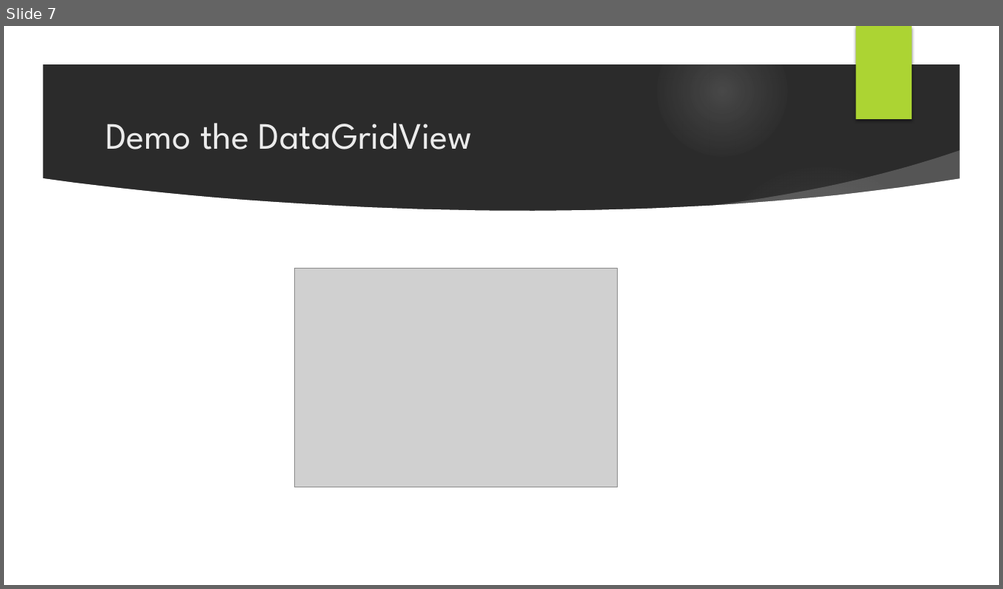
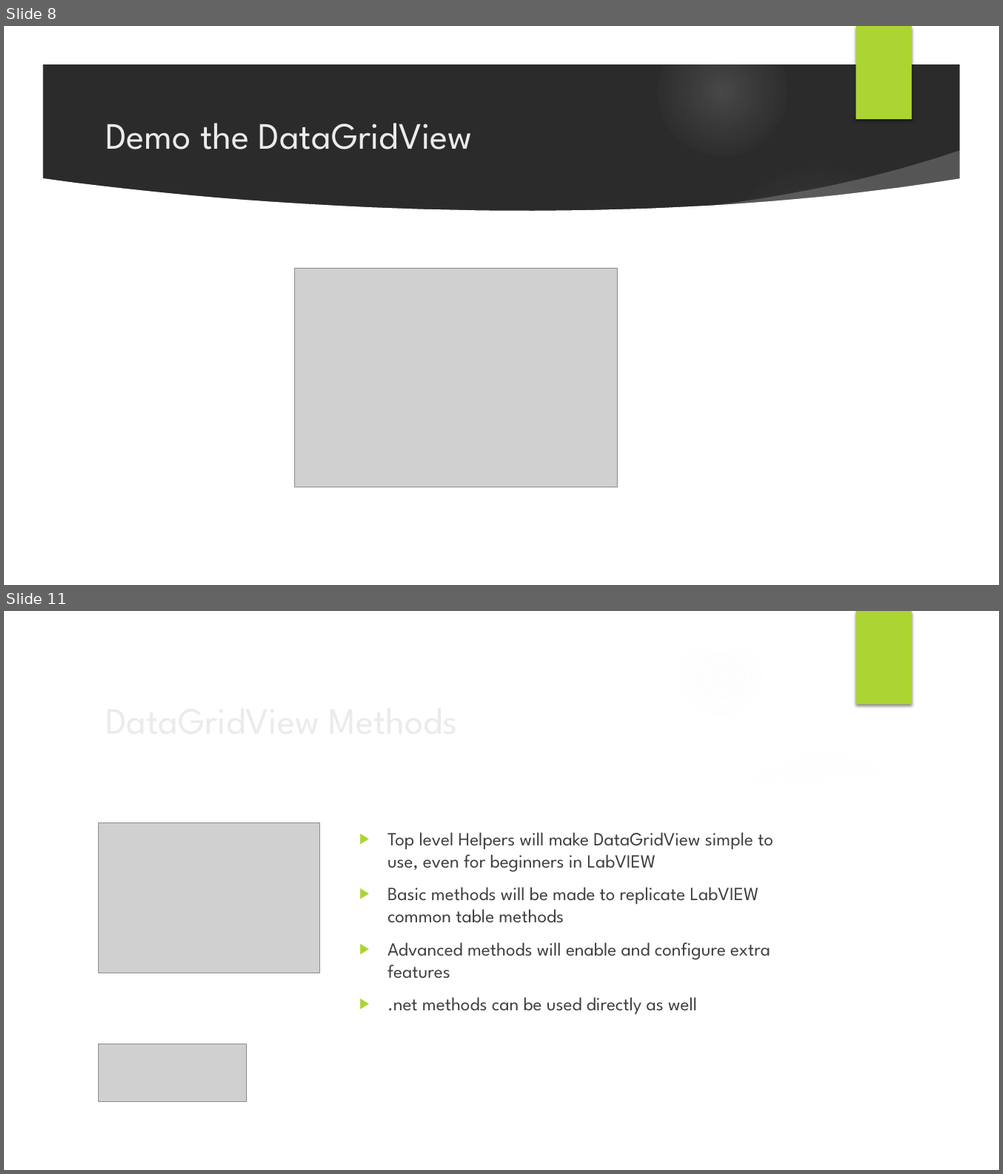
Before and after one commit to unipsycho/LabVIEWdotNetDataGrid, a slide deck: documentation/Project Overview - UserGroup Presentation.pptx. Shown one above the other, each under a label of ours: slide 7 before the commit, slides 8 and 11 after it; the slides between them are not shown. The pictures are 1003x589 and 1003x1174 pixels, drawn with LibreOffice and Linux fonts; fonts in the diff are those of the drawing; grey boxes stand for pictures; background and template pictures are left out; a plain dark background stands for a picture behind light text. Boxes give left, top, right and bottom in pixels: in the first picture for what was removed or moved away, otherwise in the second. Text is boxed around its words. In the diff, an @@ line names an element or a change of style, - is before the commit and + after.

```diff
--- a/documentation/Project Overview - UserGroup Presentation.pptx
+++ b/documentation/Project Overview - UserGroup Presentation.pptx
@@ slide 11 added at <box>4,611,999,1170</box>, background picture (left out); not listed: 9 template elements that a slide beside it also shows @@
@@ title added at <box>98,690,813,748</box>, 36 pt, text #EBEBEB @@
+DataGridView Methods
@@ picture added at <box>98,823,319,974</box> @@
@@ text added at <box>387,832,773,1015</box>, 18 pt, text #404040 @@
+▶ Top level Helpers will make DataGridView simple to use, even for beginners in LabVIEW
+▶ Basic methods will be made to replicate LabVIEW common table methods
+▶ Advanced methods will enable and configure extra features
+▶ .net methods can be used directly as well
@@ picture added at <box>98,1045,247,1102</box> @@
@@ what was slide 7 is now slide 8 @@
```
Also in this commit, not shown: 2 slides changed, 6 other slides added.
